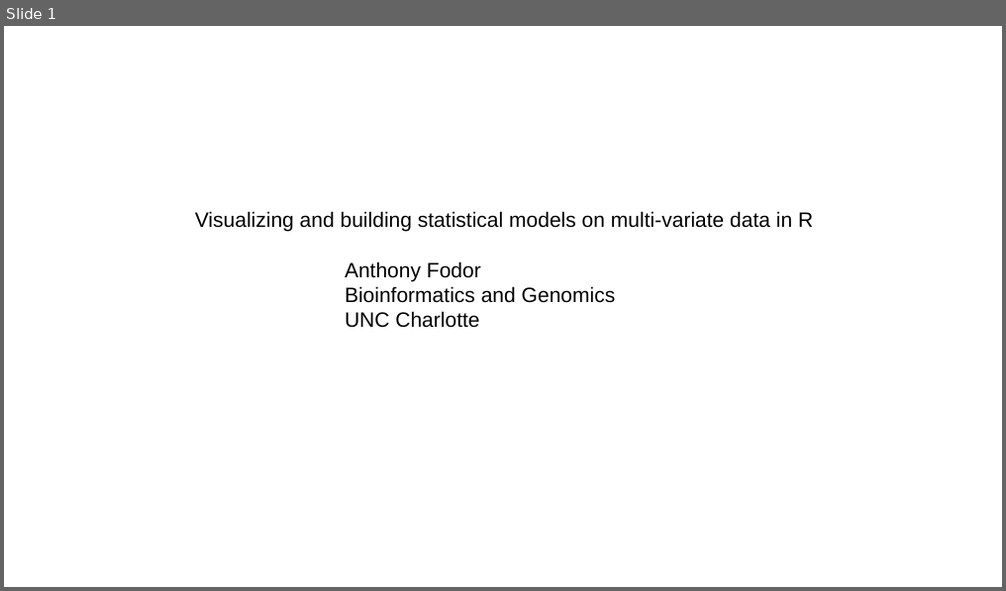
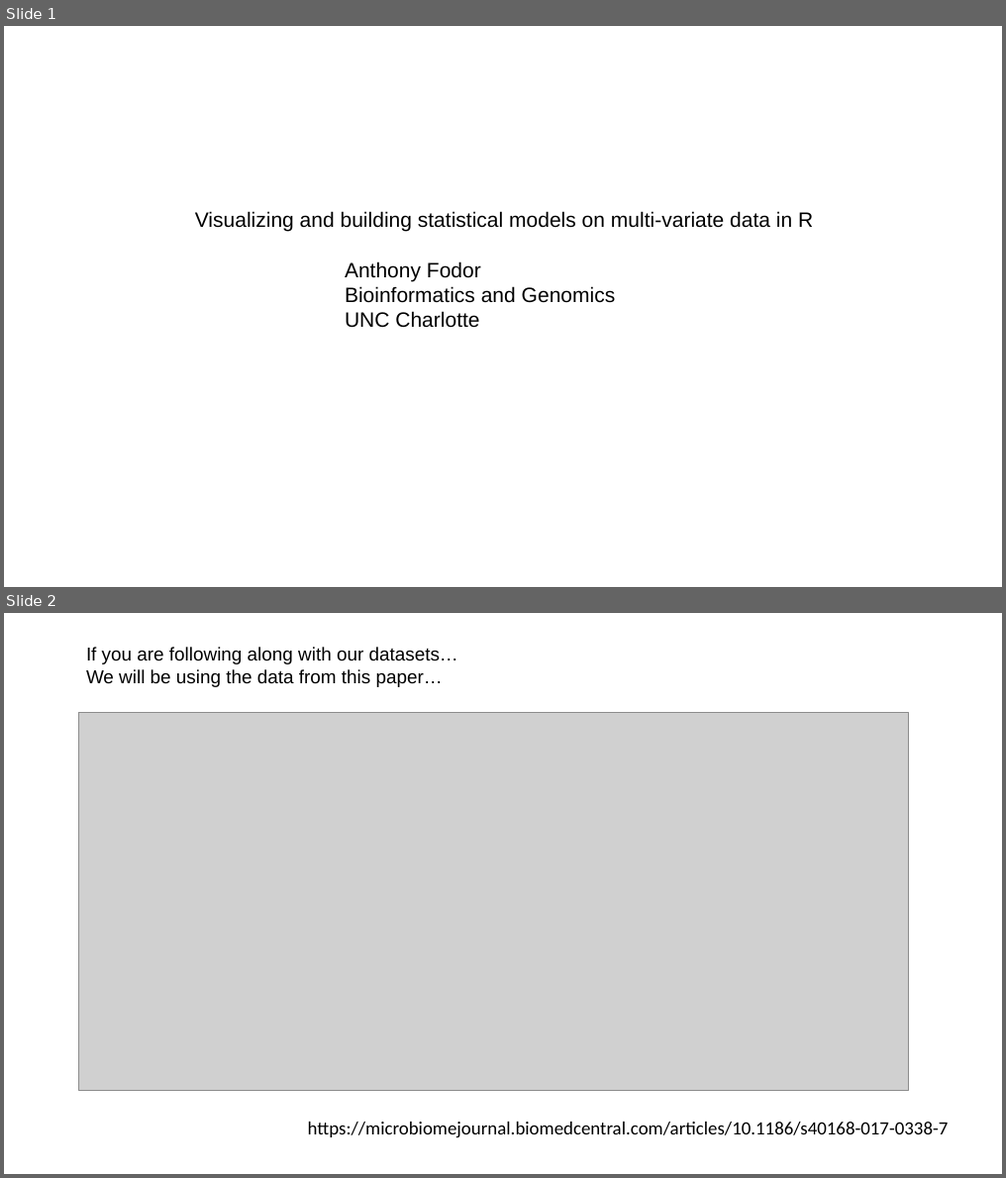
Before and after one commit to afodor/afodor.github.io, a slide deck: classes/ChapelHill2018/ch.pptx. Shown one above the other, each under a label of ours: slide 1 before the commit, slides 1 and 2 after it. The pictures are 1006x591 and 1006x1178 pixels, drawn with LibreOffice and Linux fonts; fonts in the diff are those of the drawing; grey boxes stand for pictures. Boxes give left, top, right and bottom in pixels: in the first picture for what was removed or moved away, otherwise in the second. Text is boxed around its words. In the diff, an @@ line names an element or a change of style, - is before the commit and + after.

```diff
--- a/classes/ChapelHill2018/ch.pptx
+++ b/classes/ChapelHill2018/ch.pptx
@@ slide 2 added at bbox=[4, 613, 1002, 1174], background #FFFFFF @@
@@ text added at bbox=[86, 647, 458, 687], 18 pt, text #000000 @@
+If you are following along with our datasets…
+We will be using the data from this paper…
@@ picture added at bbox=[79, 713, 909, 1090] @@
@@ text added at bbox=[308, 1122, 948, 1139], 18 pt, text #000000 @@
+https://microbiomejournal.biomedcentral.com/articles/10.1186/s40168-017-0338-7
```
Also in this commit, not shown: 2 other slides added, 1 other file.
